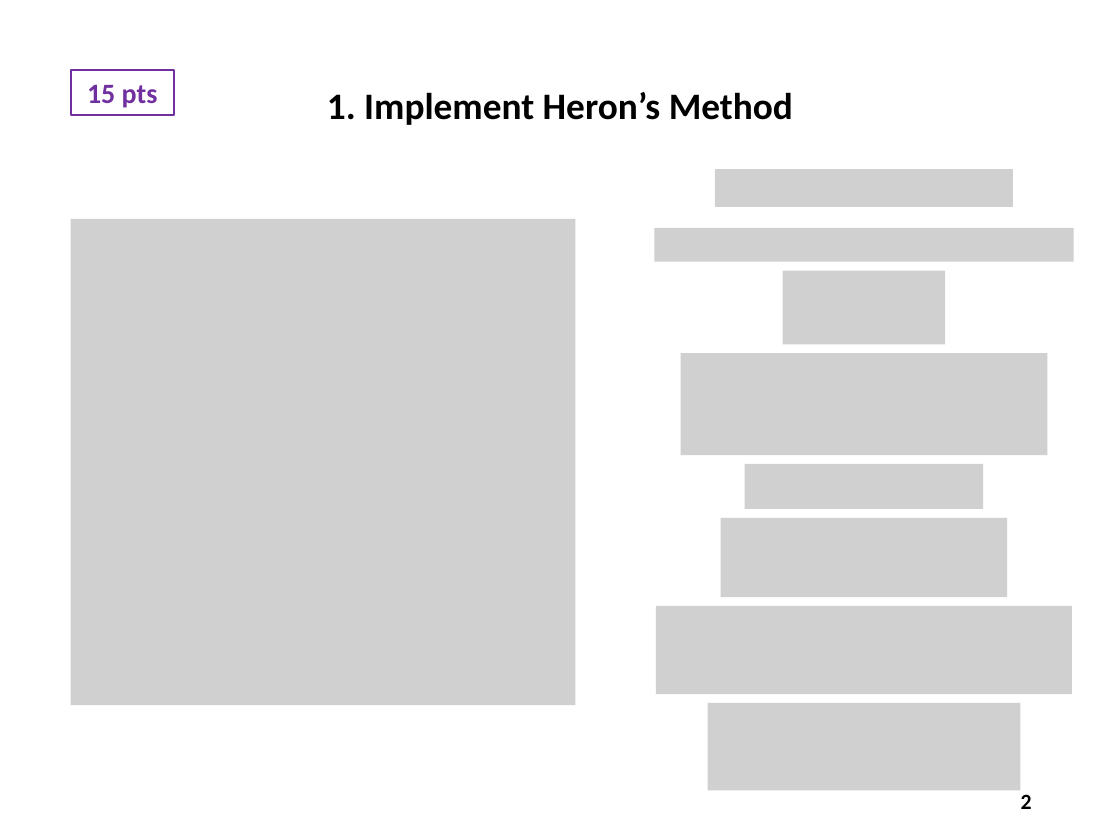
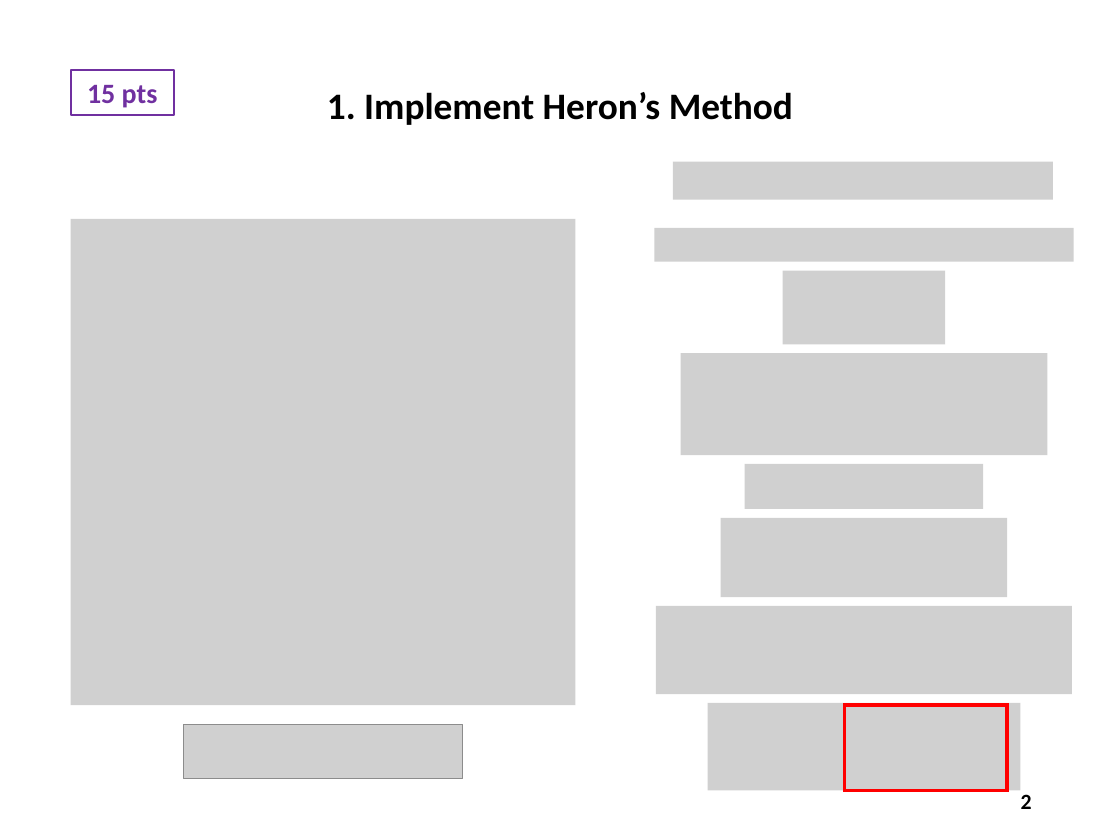
Before and after one commit to dbiersach/scicomp301-cpp-linux, a slide deck: slide 2 of exam1/Exam 1 Questions.pptx. Drawn at 1120x840 pixels with LibreOffice and Linux fonts; fonts in the diff are those of the drawing; grey boxes stand for pictures. Boxes give left, top, right and bottom in pixels: in the first picture for what was removed or moved away, otherwise in the second. Text is boxed around its words. In the diff, an @@ line names an element or a change of style, - is before the commit and + after.

```diff
--- a/exam1/Exam 1 Questions.pptx
+++ b/exam1/Exam 1 Questions.pptx
@@ picture resized from (x1=715, y1=169, x2=1012, y2=207) to (x1=673, y1=161, x2=1053, y2=199) @@
@@ rectangle added at (x1=844, y1=706, x2=1007, y2=791), outline #FF0000 2.25 pt @@
@@ picture added at (x1=184, y1=725, x2=464, y2=778) @@
```
Also in this commit, not shown: 3 other slides changed, 1 other file.
